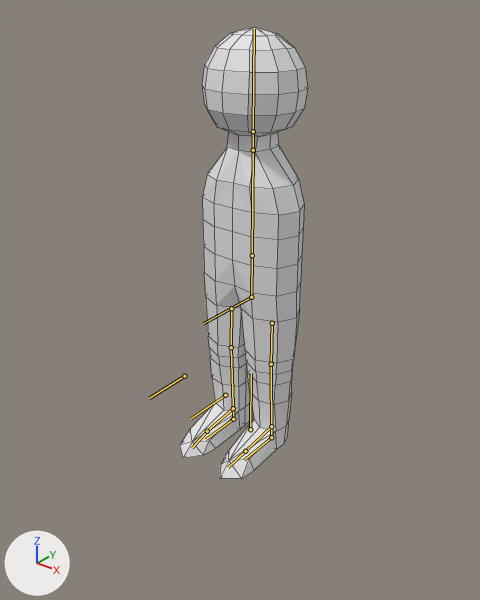
Renders of the Blender file Assets/Models/Blend/Person.blend from each side of a commit.
Before and after are seen from a 50 mm camera at (1.52, -1.98, 1.87) aimed at (-0.09, 0.03, 0.62). The axes (+X, +Y, +Z) are drawn at lower left. The lights are the same throughout. The bones that bend it are drawn over the model as lines. Mesh edges are drawn as thin lines.
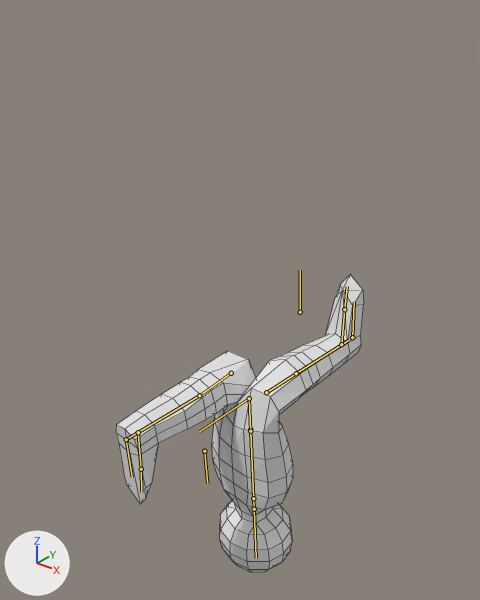
The newer file adds an action. The first version stands in its rest pose; the second is drawn at frame 24 of the action 'Swimming'.

Changed parts and their boxes (x1, y1, x2, y2) in the pictures (480 x 600 px):
'Mesh', posed (93% wider, 34% shorter): before (180, 27, 308, 479); after (116, 275, 364, 572)
bone 'Root', root to tip: before (250, 429) to (251, 373); after (250, 429) to (252, 478)
bone 'Center', root to tip: before (251, 297) to (203, 323); after (249, 398) to (199, 431)
bone 'Left Leg IK Bone', root to tip: before (271, 437) to (244, 460); after (126, 439) to (132, 477)
bone 'Right Leg IK Bone', root to tip: before (233, 419) to (205, 439); after (352, 337) to (354, 302)

The edits, one by one:
Bone 'Root' (bone_root) turns from (0, 0, 0) to (-184, 0, 0) degrees about its own x, y and z.
Bone 'Center' (bone_center) moves from (0.0, 0.0, 0.0) to (0.0, 0.0, -0.85).
Bone 'Center' (bone_center) turns from (0, 0, 0) to (0, 0, 186) degrees about its own x, y and z.
Bone 'Left Leg IK Bone' (bone_left_leg_ik_bone) moves from (0.0, 0.0, 0.0) to (0.0, 0.6, 0.6).
Bone 'Left Leg IK Bone' (bone_left_leg_ik_bone) turns from (0, 0, 0) to (90, 0, 0) degrees about its own x, y and z.
Bone 'Right Leg IK Bone' (bone_right_leg_ik_bone) moves from (0.0, 0.0, 0.0) to (0.0, -0.6, 0.6).
Bone 'Right Leg IK Bone' (bone_right_leg_ik_bone) turns from (0, 0, 0) to (-90, 0, 0) degrees about its own x, y and z.
